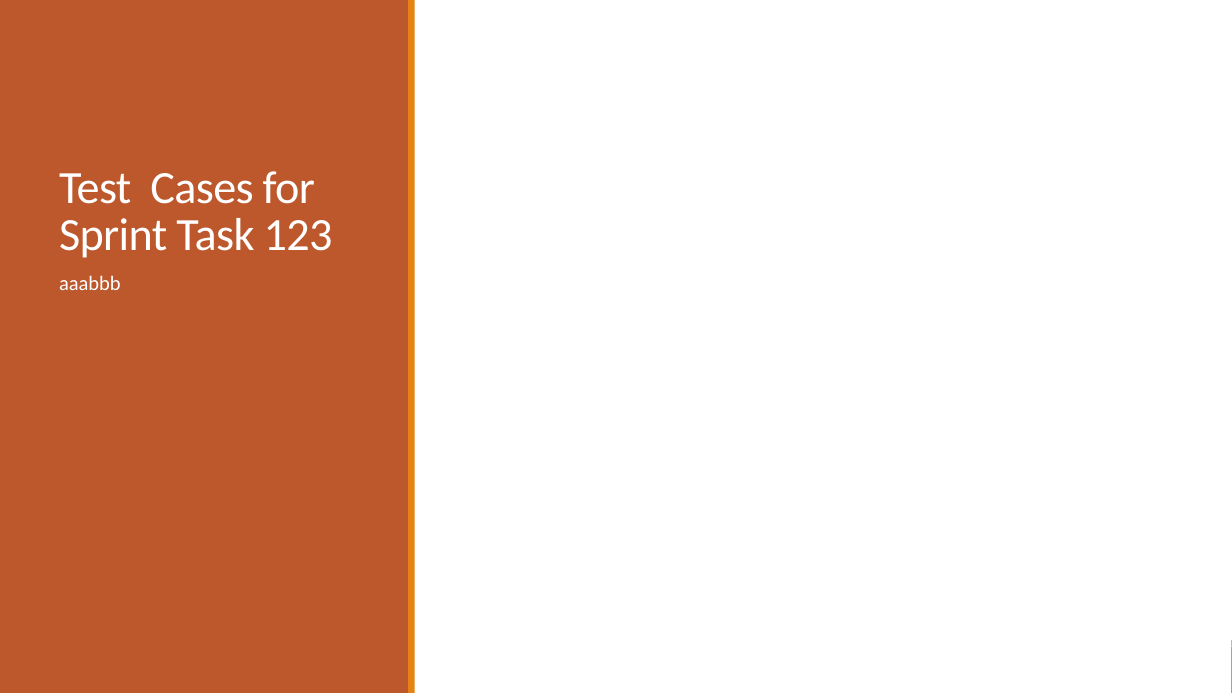
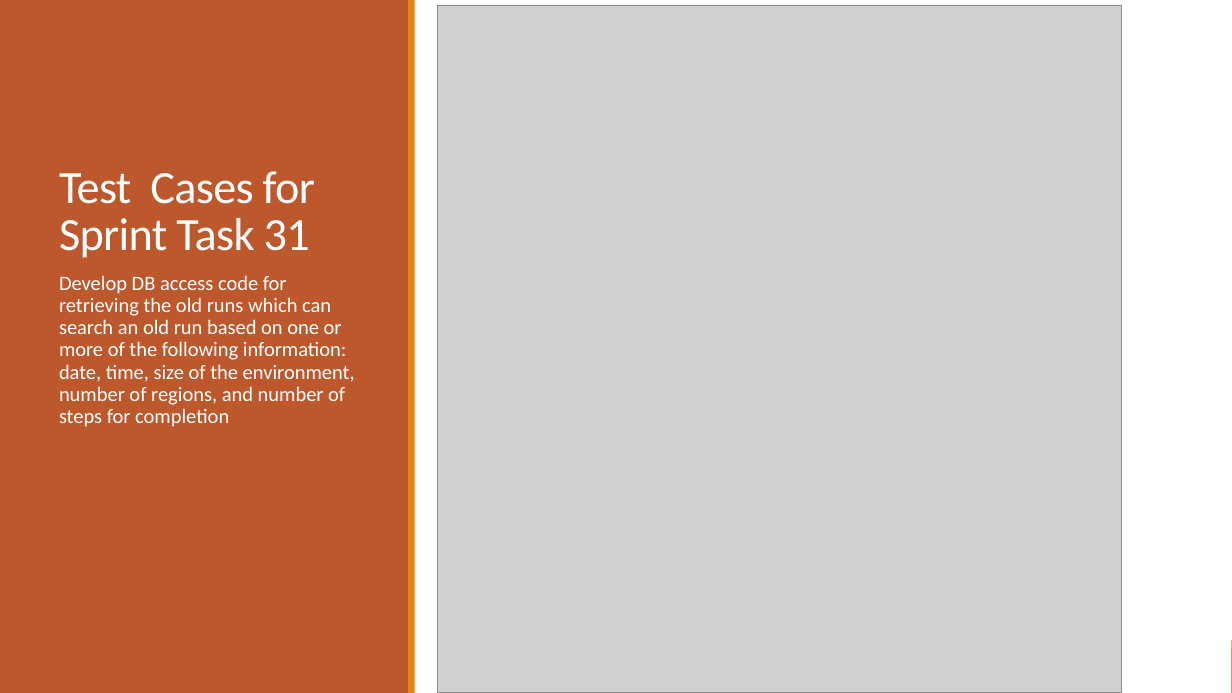
Before and after one commit to 2012215434/CS744, a slide deck: slide 8 of documents/set5/Presentation5.pptx. Drawn at 1232x693 pixels with LibreOffice and Linux fonts; fonts in the diff are those of the drawing; grey boxes stand for pictures. Boxes give left, top, right and bottom in pixels: in the first picture for what was removed or moved away, otherwise in the second. Text is boxed around its words. In the diff, an @@ line names an element or a change of style, - is before the commit and + after.

Commit message:
add test cases

```diff
--- a/documents/set5/Presentation5.pptx
+++ b/documents/set5/Presentation5.pptx
@@ picture added at box(437, 6, 1121, 693) @@
@@ title at box(59, 171, 315, 258): text changed @@
-Test Cases for
-Sprint Task 123
+Test Cases for
+Sprint Task 31
@@ text at box(59, 275, 355, 427): text changed @@
-  aaabbb
+  Develop DB access code for retrieving the old runs which can search an old run based on one or more of the following information: date, time, size of the environment, number of regions, and number of steps for completion
```
Also in this commit, not shown: 2 slides added, 1 other file.
